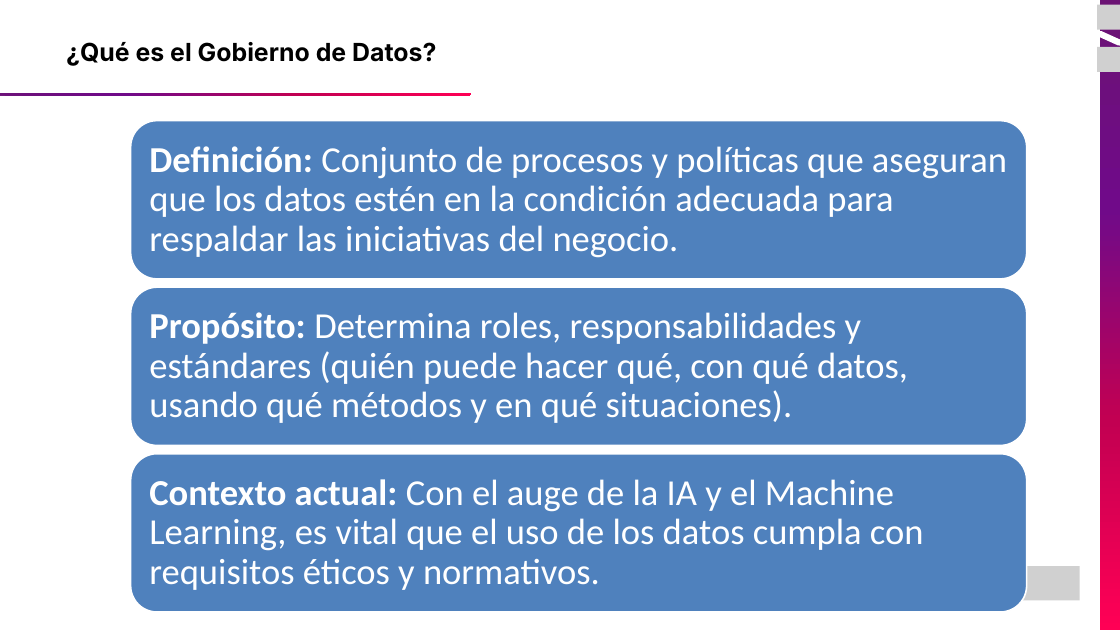
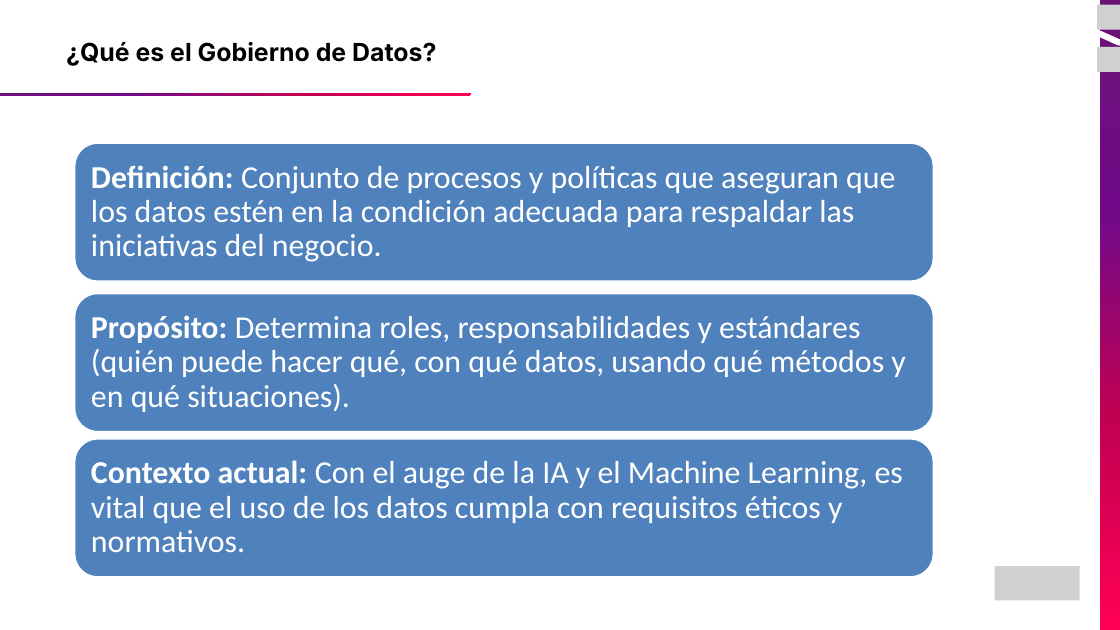
Before and after one commit to JEstebanMejiaV/curso-ingenieria-de-datos, a slide deck: slide 5 of modulo-06_Gobierno y Calidad de Datos/01_Introduccion Gobierno de Datos.pptx. Drawn at 1120x630 pixels with LibreOffice and Linux fonts; fonts in the diff are those of the drawing; grey boxes stand for pictures. Boxes give left, top, right and bottom in pixels: in the first picture for what was removed or moved away, otherwise in the second. Text is boxed around its words. In the diff, an @@ line names an element or a change of style, - is before the commit and + after.

```diff
--- a/modulo-06_Gobierno y Calidad de Datos/01_Introduccion Gobierno de Datos.pptx
+++ b/modulo-06_Gobierno y Calidad de Datos/01_Introduccion Gobierno de Datos.pptx
@@ rounded rectangle: place and size @@
-rounded rectangle at (130,120,1026,279)
+rounded rectangle at (74,143,933,282)
@@ text "Definición: Conjunto de procesos y ...": place and size @@
-text "Definición: Conjunto de procesos y ..." at (149,146,1007,258)
+text "Definición: Conjunto de procesos y ..." at (91,165,895,262)
@@ rounded rectangle: place and size @@
-rounded rectangle at (130,287,1026,446)
+rounded rectangle at (74,293,933,432)
@@ text "Propósito: Determina roles, responsabilidades y ...": place and size @@
-text "Propósito: Determina roles, responsabilidades y ..." at (149,312,908,423)
+text "Propósito: Determina roles, responsabilidades y ..." at (91,315,905,412)
@@ rounded rectangle: place and size @@
-rounded rectangle at (130,454,1026,612)
+rounded rectangle at (74,439,933,577)
@@ size 47 to 41 pt; less space between paragraphs in 3 elements at (91,315,905,412), (91,165,895,262), (91,460,903,552) @@
@@ text "Contexto actual: Con el auge ...": place and size @@
-text "Contexto actual: Con el auge ..." at (149,479,924,590)
+text "Contexto actual: Con el auge ..." at (91,460,903,552)
```
Also in this commit, not shown: 16 other slides changed, 2 slides added, 5 slides removed, 3 other files.
